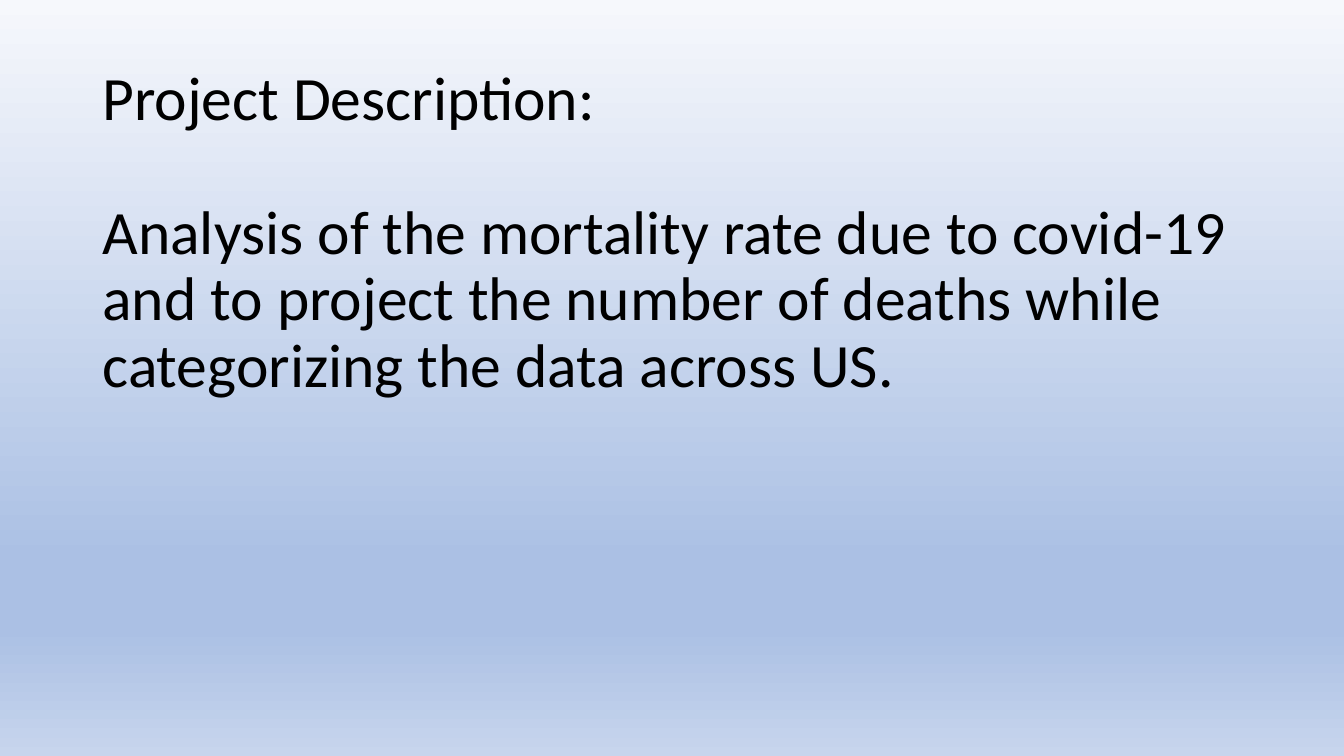
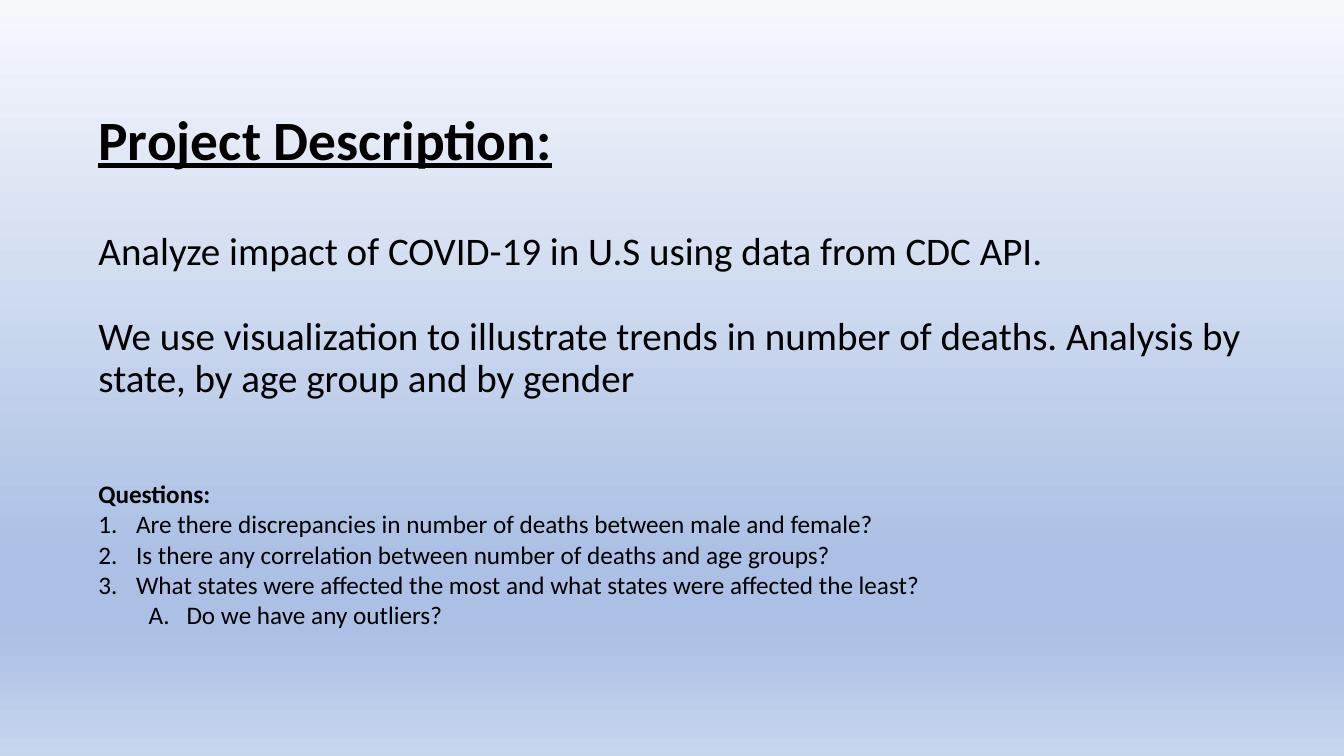
Before and after one commit to AlexanderLorin/Project-1-MKFG, a slide deck: slide 2 of Presentation1.pptx. Drawn at 1344x756 pixels with LibreOffice and Linux fonts; fonts in the diff are those of the drawing. Boxes give left, top, right and bottom in pixels: in the first picture for what was removed or moved away, otherwise in the second. Text is boxed around its words. In the diff, an @@ line names an element or a change of style, - is before the commit and + after.

```diff
--- a/Presentation1.pptx
+++ b/Presentation1.pptx
@@ title at box(98, 121, 1240, 399): text changed; size 44 to 27.9 pt @@
-Project Description:
-Analysis of the mortality rate due to covid-19 and to project the number of deaths while categorizing the data across US.
+Project Description:
+Analyze impact of COVID-19 in U.S using data from CDC API.
+We use visualization to illustrate trends in number of deaths. Analysis by state, by age group and by gender
@@ text added at box(98, 485, 919, 628), 18 pt, text #000000 @@
+Questions:
+1. Are there discrepancies in number of deaths between male and female?
+2. Is there any correlation between number of deaths and age groups?
+3. What states were affected the most and what states were affected the least?
+  A. Do we have any outliers?
```
Also in this commit, not shown: 4 other slides changed, 5 slides added, 5 slides removed, 9 other files.
